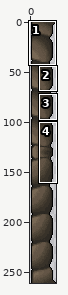
A sprite sheet gets an edit: resizeable_mode/side_panel_edge_left.png. The picture above shows the old version from afar; the outline marks the close-up.
Close-up. Old version:
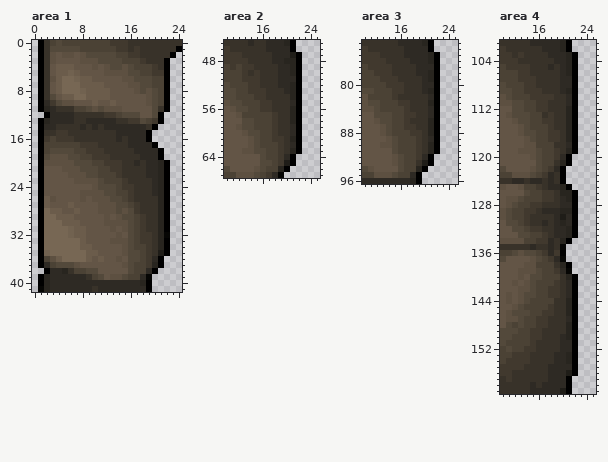
The file is 26x261 pixels. Colours within 5 levels of each other are drawn and written as one. Shown: area 1: x 0..24, y 0..41; area 2: x 10..25, y 45..67; area 3: x 10..25, y 73..96; area 4: x 10..25, y 101..159. The commit also changed other parts of the picture, which this record leaves out.
Now the later version:
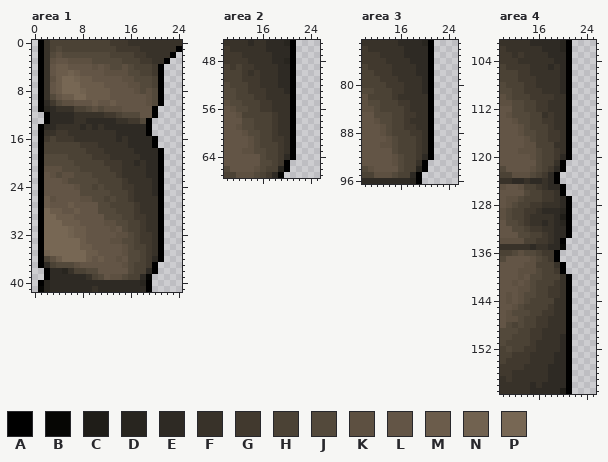
Palette (. is transparent): A #000000  B #060604  C #1f1d18  D #28251f  E #2e2a24  F #383229  G #41392e  H #4b4235  J #53493b  K #5d5041  L #635546  M #6b5c4b  N #716250  P #776754
Edits made:
Changed rows in their new state; - is an unchanged pixel.
Area 1:
first column x 1:
 0 ---H------------------
 1 --H-HHH--------G------
 2 --JKJJJJ----H--H-G----
 3 -----KK--J--------G---
 4 -----L--------------A.
 5 --------------------A.
 6 --------------------A.
 7 --------------------A.
 8 --------------------A.
 9 --------------------A.
10 --------------------A.
11 -------------------A..
12 -------------------A.-
13 .A----------------A..-
14 ------------------A.--
16 ------------------EA--
18 --HHHH----------------
19 --JJJHH---------------
20 -JJJJJHHH-----------A.
21 -KKKJJJHHH----------A.
22 --KJK-JJ-H----------A.
23 ----KJJJJJH---------A.
24 ------KJJH-HH-------A.
25 -------JJJJ-H-------A.
26 --------KJJH-H------A.
27 ----------JJHHH-----A.
28 ----------JJJHHH----A.
29 -----------JJJHHG---A.
30 -------------JJH----A.
31 --------------JH----A.
32 --------------K-----A.
33 --------------J-----A.
34 --------------------A.
35 --------------------A.
37 -------------------A.-
39 .A--------------------
Area 2:
first column x 20:
47 -A.
48 -A.
49 -A.
50 -A.
51 -A.
52 -A.
53 -A.
54 -A.
55 -A.
56 -A.
57 -A.
58 -A.
59 -A.
60 -A.
61 -A.
62 -A.
63 -A.
65 A.-
Area 3:
first column x 20:
75 -A.
76 -A.
77 -A.
78 -A.
79 -A.
80 -A.
81 -A.
82 -A.
83 -A.
84 -A.
85 -A.
86 -A.
87 -A.
88 -A.
89 -A.
90 -A.
91 -A.
93 A.-
Area 4:
first column x 18:
103 ---A.
104 ---A.
105 ---A.
106 ---A.
107 ---A.
108 ---A.
109 ---A.
110 ---A.
111 ---A.
112 ---A.
113 ---A.
114 ---A.
115 ---A.
116 ---A.
117 ---A.
118 ---A.
119 ---A.
121 --A.-
123 -A.--
124 -A.--
125 --A.-
126 --A..
127 ---A.
128 ---A.
129 ---A.
130 ---A.
131 ---A.
132 ---A.
133 ---A.
134 FEA.-
135 -E---
136 GA.--
137 -A.--
138 --A.-
139 --A.-
140 ---A.
141 ---A.
142 ---A.
143 ---A.
144 ---A.
145 ---A.
146 ---A.
147 ---A.
148 ---A.
149 ---A.
150 ---A.
151 ---A.
152 ---A.
153 ---A.
154 ---A.
155 ---A.
156 ---A.
